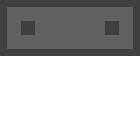
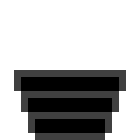
Revision of a layered 140 × 140 image; what changed, layer by layer:
removed layer "Calque 1" over (0, 0, 140, 56)
added layer "Calque 2" over (14, 70, 126, 140)
